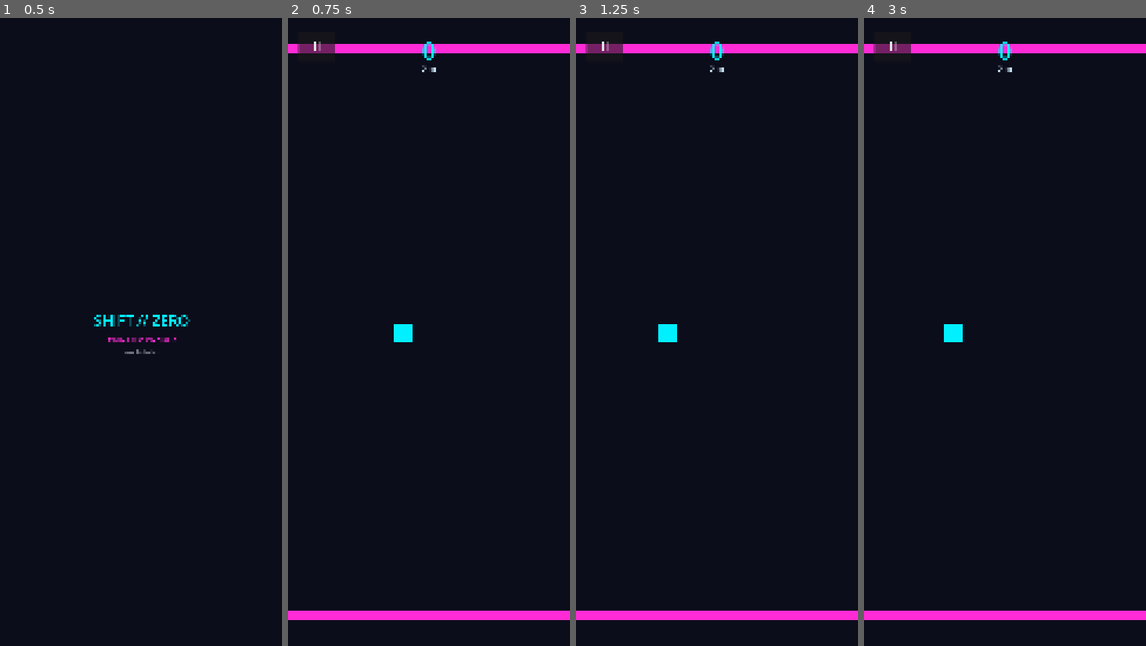
Above: before the commit, frames 1-4 (left to right).
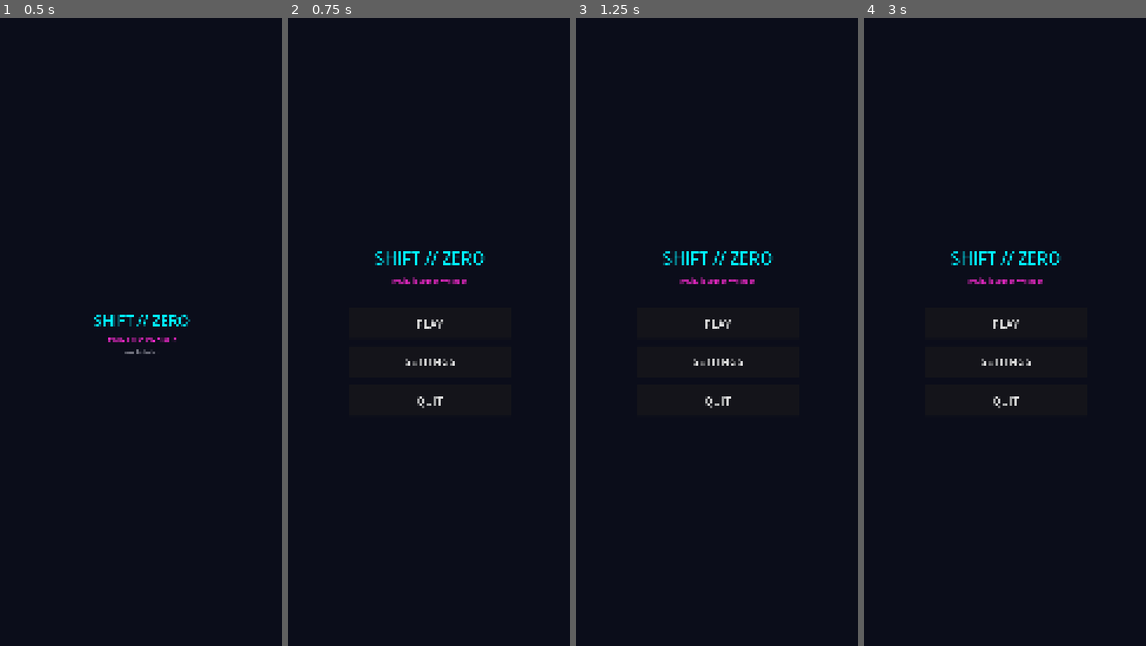
Above: after the commit, the same moments.

Repository: manav193/SHIFT-ZERO
Game: Godot game, scene res://src/presentation/scenes/boot.tscn
Same seed, same stepped clock (60 frames per second), same inputs: the game is played once before the commit and once after it.
Inputs (mouse positions are in pixels of both pictures, inside the frame that each line leads up to):
- Up to frame 1 (0.5 s): no input
- Up to frame 2 (0.75 s): tap Enter at 0.5 s; move the mouse to (491, 300) at 0.52 s; hold Space (game_tap) from 0.53 s (still down); click (491, 300) at 0.67 s
- Up to frame 3 (1.25 s): keep holding Space (game_tap)
- Up to frame 4 (3 s): release Space (game_tap) at 1.25 s; click (1005, 363) at 1.25 s, where only the run after the commit has a clickable "SETTINGS"; click (1005, 344) at 2 s, where only the run after the commit has a clickable "HAPTICS"; click (1005, 382) at 2.75 s, where only the run after the commit has a clickable "BACK"

Frame 1 is identical in both runs. In frame 2, 4.0% of the frame differs, in the area x 0-100%, y 3-96%; in frame 3, 4.0%; in frame 4, 4.0%.

Commit message:
Add M2 menu settings and obstacle polish

Diff:
--- a/game/data/config/game_config.json
+++ b/game/data/config/game_config.json
@@ -23,11 +23,13 @@
   "camera_shake_decay_per_s": 1.4,
   "camera_shake_max_offset_px": 80.0,
   "camera_impact_trauma": 0.65,
+  "camera_design_view_height": 2400.0,
   "obstacle_spacing_min": 800.0,
   "obstacle_spacing_max": 1400.0,
   "obstacle_first_spawn_x": 1500.0,
   "obstacle_spawn_horizon_x": 2500.0,
   "obstacle_despawn_distance_behind": 1500.0,
+  "obstacle_difficulty_scale_distance": 12000.0,
   "run_restart_tap_cooldown_ms": 500,
   "difficulty_speed_mult_start": 1.0,
   "difficulty_speed_mult_max": 2.0,
--- a/game/data/config/remote_config_defaults.json
+++ b/game/data/config/remote_config_defaults.json
@@ -20,11 +20,13 @@
   "gameplay.camera_shake_decay_per_s": 1.4,
   "gameplay.camera_shake_max_offset_px": 80.0,
   "gameplay.camera_impact_trauma": 0.65,
+  "gameplay.camera_design_view_height": 2400.0,
   "gameplay.obstacle_spacing_min": 800.0,
   "gameplay.obstacle_spacing_max": 1400.0,
   "gameplay.obstacle_first_spawn_x": 1500.0,
   "gameplay.obstacle_spawn_horizon_x": 2500.0,
   "gameplay.obstacle_despawn_distance_behind": 1500.0,
+  "gameplay.obstacle_difficulty_scale_distance": 12000.0,
   "gameplay.run_restart_tap_cooldown_ms": 500,
   "gameplay.difficulty_speed_mult_start": 1.0,
   "gameplay.difficulty_speed_mult_max": 2.0,
--- a/game/data/obstacles/registry.json
+++ b/game/data/obstacles/registry.json
@@ -4,19 +4,34 @@
       "id": "floor_spike",
       "scene": "res://src/gameplay/obstacles/floor_spike.tscn",
       "weight": 1.0,
-      "safe_side": "ceiling"
+      "safe_side": "ceiling",
+      "scale_min": [0.85, 0.85],
+      "scale_max": [1.45, 1.35]
     },
     {
       "id": "ceiling_spike",
       "scene": "res://src/gameplay/obstacles/ceiling_spike.tscn",
       "weight": 1.0,
-      "safe_side": "floor"
+      "safe_side": "floor",
+      "scale_min": [0.85, 0.85],
+      "scale_max": [1.45, 1.35]
     },
     {
       "id": "static_block",
       "scene": "res://src/gameplay/obstacles/static_block.tscn",
       "weight": 0.5,
-      "safe_side": "either"
+      "safe_side": "either",
+      "scale_min": [0.8, 0.7],
+      "scale_max": [1.35, 1.25]
+    },
+    {
+      "id": "flying_bird",
+      "scene": "res://src/gameplay/obstacles/flying_bird.tscn",
+      "weight": 0.75,
+      "safe_side": "either",
+      "min_spawn_x": 4500.0,
+      "scale_min": [0.85, 0.85],
+      "scale_max": [1.25, 1.2]
     }
   ]
 }
--- a/game/src/gameplay/gameplay_config.gd
+++ b/game/src/gameplay/gameplay_config.gd
@@ -35,11 +35,13 @@
     "camera_shake_decay_per_s":           1.4,
     "camera_shake_max_offset_px":        80.0,
     "camera_impact_trauma":              0.65,
+    "camera_design_view_height":       2400.0,
     "obstacle_spacing_min":             800.0,
     "obstacle_spacing_max":            1400.0,
     "obstacle_first_spawn_x":          1500.0,
     "obstacle_spawn_horizon_x":        2500.0,
     "obstacle_despawn_distance_behind": 1500.0,
+    "obstacle_difficulty_scale_distance": 12000.0,
     "run_restart_tap_cooldown_ms":       500,
     "difficulty_speed_mult_start":       1.0,
     "difficulty_speed_mult_max":         2.0,
--- /dev/null
+++ b/game/src/gameplay/obstacles/flying_bird.gd
@@ -0,0 +1,22 @@
+## FlyingBird
+##
+## Simple moving obstacle for M2. The spawner owns placement and scaling;
+## this script adds a small vertical bob so it reads as airborne.
+extends "res://src/gameplay/obstacles/obstacle.gd"
+
+@export var bob_amplitude: float = 90.0
+@export var bob_speed: float = 2.2
+
+var _origin_y: float = 0.0
+var _phase: float = 0.0
+
+
+func _ready() -> void:
+    super._ready()
+    _origin_y = position.y
+    _phase = randf() * TAU
+
+
+func _process(delta: float) -> void:
+    _phase += delta * bob_speed
+    position.y = _origin_y + sin(_phase) * bob_amplitude
--- /dev/null
+++ b/game/src/gameplay/obstacles/flying_bird.tscn
@@ -0,0 +1,31 @@
+[gd_scene load_steps=3 format=3 uid="uid://shift0bird0001"]
+
+[ext_resource type="Script" path="res://src/gameplay/obstacles/flying_bird.gd" id="1_bird_script"]
+
+[sub_resource type="RectangleShape2D" id="BirdShape_m2"]
+size = Vector2(160, 70)
+
+[node name="FlyingBird" type="Area2D"]
+position = Vector2(0, 980)
+script = ExtResource("1_bird_script")
+obstacle_id = "flying_bird"
+bob_amplitude = 90.0
+bob_speed = 2.2
+
+[node name="Body" type="ColorRect" parent="."]
+offset_left = -70.0
+offset_top = -28.0
+offset_right = 70.0
+offset_bottom = 28.0
+color = Color(0.0, 0.941, 1.0, 1.0)
+
+[node name="WingTop" type="Polygon2D" parent="."]
+polygon = PackedVector2Array(-30, -18, 10, -92, 46, -18)
+color = Color(1.0, 0.169, 0.839, 1.0)
+
+[node name="WingBottom" type="Polygon2D" parent="."]
+polygon = PackedVector2Array(-30, 18, 10, 92, 46, 18)
+color = Color(1.0, 0.169, 0.839, 1.0)
+
+[node name="Collider" type="CollisionShape2D" parent="."]
+shape = SubResource("BirdShape_m2")
--- a/game/src/gameplay/obstacles/obstacle_spawner.gd
+++ b/game/src/gameplay/obstacles/obstacle_spawner.gd
@@ -37,7 +37,7 @@
 
 var _target: Node2D
 var _difficulty: Node
-var _types: Array = []          # Array<{id, scene, weight, safe_side}>
+var _types: Array = []          # Array<{id, scene, weight, safe_side, min_spawn_x, scale_min, scale_max}>
 var _total_weight: float = 0.0
 var _spawned: Array[Node2D] = []
 var _next_spawn_x: float = 0.0
@@ -51,6 +51,7 @@
 var _base_speed: float = 420.0
 var _fair_min_flip_time_s: float = 0.55
 var _fair_min_flip_gap: float = 1000.0
+var _difficulty_scale_distance: float = 10000.0
 var _rng: RandomNumberGenerator
 var _spawning_enabled: bool = true
 
@@ -86,7 +87,7 @@
         _spawning_enabled = false
         return
     while _next_spawn_x < px + _spawn_horizon_ahead:
-        var picked: Dictionary = _pick_type_fair()
+        var picked: Dictionary = _pick_type_fair(_next_spawn_x)
         if picked.is_empty():
             _spawning_enabled = false
             return
@@ -126,27 +127,30 @@
     var scene: PackedScene = type["scene"]
     var obs := scene.instantiate() as Node2D
     obs.position.x = x
+    obs.scale = _scale_for(type, x)
     add_child(obs)
     _spawned.append(obs)
 
 
-func _pick_type_fair() -> Dictionary:
+func _pick_type_fair(spawn_x: float = 0.0) -> Dictionary:
     if _types.is_empty():
         return {}
     # Try up to 4 draws; if we keep landing on obstacles that would require
     # an impossible tight-flip, fall back to an "either" or same-side type.
     for _i in 4:
         var candidate: Dictionary = _pick_weighted()
-        if _is_fair(candidate):
+        if _is_fair(candidate, spawn_x):
             return candidate
     # Fallback: search deterministically for a compatible type.
     for t in _types:
-        if _is_fair(t):
+        if _is_fair(t, spawn_x):
             return t
-    return _types[0]
-
-
-func _is_fair(t: Dictionary) -> bool:
+    return {}
+
+
+func _is_fair(t: Dictionary, spawn_x: float = 0.0) -> bool:
+    if spawn_x < float(t.get("min_spawn_x", 0.0)):
+        return false
     var side: String = str(t.get("safe_side", "either"))
     if _last_safe_side == "either" or side == "either":
         return true
@@ -208,6 +212,9 @@
             "scene": scene,
             "weight": weight,
             "safe_side": str(item.get("safe_side", "either")),
+            "min_spawn_x": float(item.get("min_spawn_x", 0.0)),
+            "scale_min": _vector2_from_json(item.get("scale_min", [1.0, 1.0]), Vector2.ONE),
+            "scale_max": _vector2_from_json(item.get("scale_max", [1.0, 1.0]), Vector2.ONE),
         })
         _total_weight += weight
 
@@ -238,7 +245,25 @@
     _base_speed = GameplayConfig.get_float("player_base_speed")
     _fair_min_flip_time_s = GameplayConfig.get_float("fair_min_flip_time_s")
     _fair_min_flip_gap = GameplayConfig.get_float("fair_min_flip_gap")
+    _difficulty_scale_distance = GameplayConfig.get_float("obstacle_difficulty_scale_distance")
 
 
 func _on_remote_config_activated(_payload: Dictionary) -> void:
     _reload_tunables()
+
+
+func _scale_for(type: Dictionary, spawn_x: float) -> Vector2:
+    var min_scale: Vector2 = type.get("scale_min", Vector2.ONE)
+    var max_scale: Vector2 = type.get("scale_max", Vector2.ONE)
+    var ramp: float = clampf(spawn_x / maxf(1.0, _difficulty_scale_distance), 0.0, 1.0)
+    var target := min_scale.lerp(max_scale, ramp)
+    return Vector2(
+        _rng.randf_range(min_scale.x, target.x),
+        _rng.randf_range(min_scale.y, target.y)
+    )
+
+
+func _vector2_from_json(value: Variant, fallback: Vector2) -> Vector2:
+    if value is Array and value.size() >= 2:
+        return Vector2(float(value[0]), float(value[1]))
+    return fallback
--- a/game/src/presentation/scenes/boot.gd
+++ b/game/src/presentation/scenes/boot.gd
@@ -1,12 +1,11 @@
 ## Boot scene controller.
 ##
 ## Renders the SHIFT // ZERO splash for a brief moment, then hands off to
-## the M1.1 player-controller test chamber. Fixes an M0 latent issue where
-## APP_BOOTED had already fired by the time this scene's _ready() ran.
+## the main menu.
 extends Control
 
 const _SPLASH_HOLD_S := 0.6
-const _GAME_WORLD_PATH := "res://src/gameplay/game_world/game_world.tscn"
+const _MAIN_MENU_PATH := "res://src/presentation/scenes/main_menu.tscn"
 
 @onready var _status: Label = $Center/V/Status
 
@@ -21,6 +20,6 @@
     await get_tree().create_timer(_SPLASH_HOLD_S).timeout
     if not is_inside_tree():
         return
-    var result: Result = SceneRouter.push(_GAME_WORLD_PATH)
+    var result: Result = SceneRouter.push(_MAIN_MENU_PATH)
     if not result.ok:
         push_error("Boot", "handoff failed: %s" % result.error)
--- /dev/null
+++ b/game/src/presentation/scenes/main_menu.gd
@@ -0,0 +1,33 @@
+## MainMenu
+##
+## Minimal M2 entry point. Keeps scene transitions routed through SceneRouter.
+extends Control
+
+const _GAME_WORLD_PATH := "res://src/gameplay/game_world/game_world.tscn"
+const _SETTINGS_PATH := "res://src/presentation/scenes/settings.tscn"
+
+@onready var _play_btn: Button = $Center/V/PlayBtn
+@onready var _settings_btn: Button = $Center/V/SettingsBtn
+@onready var _quit_btn: Button = $Center/V/QuitBtn
+
+
+func _ready() -> void:
+    _play_btn.pressed.connect(_on_play_pressed)
+    _settings_btn.pressed.connect(_on_settings_pressed)
+    _quit_btn.pressed.connect(_on_quit_pressed)
+
+
+func _on_play_pressed() -> void:
+    var result: Result = SceneRouter.push(_GAME_WORLD_PATH)
+    if not result.ok:
+        push_error("MainMenu", "play failed: %s" % result.error)
+
+
+func _on_settings_pressed() -> void:
+    var result: Result = SceneRouter.push(_SETTINGS_PATH)
+    if not result.ok:
+        push_error("MainMenu", "settings failed: %s" % result.error)
+
+
+func _on_quit_pressed() -> void:
+    get_tree().quit()
--- /dev/null
+++ b/game/src/presentation/scenes/main_menu.tscn
@@ -0,0 +1,54 @@
+[gd_scene load_steps=2 format=3 uid="uid://shift0mainmenu0"]
+
+[ext_resource type="Script" path="res://src/presentation/scenes/main_menu.gd" id="1_main_menu"]
+
+[node name="MainMenu" type="Control"]
+anchor_right = 1.0
+anchor_bottom = 1.0
+grow_horizontal = 2
+grow_vertical = 2
+script = ExtResource("1_main_menu")
+
+[node name="Bg" type="ColorRect" parent="."]
+anchor_right = 1.0
+anchor_bottom = 1.0
+color = Color(0.043, 0.051, 0.102, 1)
+
+[node name="Center" type="CenterContainer" parent="."]
+anchor_right = 1.0
+anchor_bottom = 1.0
+
+[node name="V" type="VBoxContainer" parent="Center"]
+custom_minimum_size = Vector2(620, 0)
+theme_override_constants/separation = 28
+alignment = 1
+
+[node name="Title" type="Label" parent="Center/V"]
+text = "SHIFT // ZERO"
+horizontal_alignment = 1
+theme_override_font_sizes/font_size = 64
+theme_override_colors/font_color = Color(0, 0.941, 1, 1)
+
+[node name="Sub" type="Label" parent="Center/V"]
+text = "gravity is your only weapon"
+horizontal_alignment = 1
+theme_override_font_sizes/font_size = 22
+theme_override_colors/font_color = Color(1, 0.169, 0.839, 1)
+
+[node name="Spacer" type="Control" parent="Center/V"]
+custom_minimum_size = Vector2(0, 32)
+
+[node name="PlayBtn" type="Button" parent="Center/V"]
+custom_minimum_size = Vector2(0, 120)
+text = "PLAY"
+theme_override_font_sizes/font_size = 42
+
+[node name="SettingsBtn" type="Button" parent="Center/V"]
+custom_minimum_size = Vector2(0, 120)
+text = "SETTINGS"
+theme_override_font_sizes/font_size = 42
+
+[node name="QuitBtn" type="Button" parent="Center/V"]
+custom_minimum_size = Vector2(0, 120)
+text = "QUIT"
+theme_override_font_sizes/font_size = 42
--- /dev/null
+++ b/game/src/presentation/scenes/settings.gd
@@ -0,0 +1,66 @@
+## SettingsScreen
+##
+## Basic M2 settings. Values flow through ISettingsService so persistence and
+## EventBus fan-out stay centralized.
+extends Control
+
+const _MAIN_MENU_PATH := "res://src/presentation/scenes/main_menu.tscn"
+
+@onready var _master_slider: HSlider = $Center/V/MasterRow/MasterSlider
+@onready var _master_value: Label = $Center/V/MasterRow/MasterValue
+@onready var _haptics_toggle: CheckButton = $Center/V/HapticsToggle
+@onready var _back_btn: Button = $Center/V/BackBtn
+
+var _settings: Object
+var _loading: bool = true
+
+
+func _ready() -> void:
+    _settings = ServiceLocator.get_service("ISettingsService")
+    _master_slider.value_changed.connect(_on_master_changed)
+    _haptics_toggle.toggled.connect(_on_haptics_toggled)
+    _back_btn.pressed.connect(_on_back_pressed)
+    _load_current_values()
+    _loading = false
+
+
+func _load_current_values() -> void:
+    var master := 1.0
+    var haptics := true
+    if _settings != null:
+        master = float(_settings.get_value("audio_master", 1.0))
+        haptics = bool(_settings.get_value("haptics_enabled", true))
+    _master_slider.value = clampf(master, 0.0, 1.0)
+    _haptics_toggle.button_pressed = haptics
+    _apply_master_volume(_master_slider.value)
+    _update_master_label(_master_slider.value)
+
+
+func _on_master_changed(value: float) -> void:
+    _apply_master_volume(value)
+    _update_master_label(value)
+    if _loading or _settings == null:
+        return
+    _settings.set_value("audio_master", value)
+
+
+func _on_haptics_toggled(enabled: bool) -> void:
+    if _loading or _settings == null:
+        return
+    _settings.set_value("haptics_enabled", enabled)
+
+
+func _on_back_pressed() -> void:
+    var result: Result = SceneRouter.push(_MAIN_MENU_PATH)
+    if not result.ok:
+        push_error("Settings", "back failed: %s" % result.error)
+
+
+func _apply_master_volume(value: float) -> void:
+    var idx := AudioServer.get_bus_index("Master")
+    if idx >= 0:
+        AudioServer.set_bus_volume_db(idx, linear_to_db(clampf(value, 0.0, 1.0)))
+
+
+func _update_master_label(value: float) -> void:
+    _master_value.text = "%d%%" % int(round(clampf(value, 0.0, 1.0) * 100.0))
--- /dev/null
+++ b/game/src/presentation/scenes/settings.tscn
@@ -0,0 +1,68 @@
+[gd_scene load_steps=2 format=3 uid="uid://shift0settings0"]
+
+[ext_resource type="Script" path="res://src/presentation/scenes/settings.gd" id="1_settings"]
+
+[node name="Settings" type="Control"]
+anchor_right = 1.0
+anchor_bottom = 1.0
+grow_horizontal = 2
+grow_vertical = 2
+script = ExtResource("1_settings")
+
+[node name="Bg" type="ColorRect" parent="."]
+anchor_right = 1.0
+anchor_bottom = 1.0
+color = Color(0.043, 0.051, 0.102, 1)
+
+[node name="Center" type="CenterContainer" parent="."]
+anchor_right = 1.0
+anchor_bottom = 1.0
+
+[node name="V" type="VBoxContainer" parent="Center"]
+custom_minimum_size = Vector2(720, 0)
+theme_override_constants/separation = 32
+alignment = 1
+
+[node name="Title" type="Label" parent="Center/V"]
+text = "SETTINGS"
+horizontal_alignment = 1
+theme_override_font_sizes/font_size = 60
+theme_override_colors/font_color = Color(0, 0.941, 1, 1)
+
+[node name="MasterRow" type="HBoxContainer" parent="Center/V"]
+custom_minimum_size = Vector2(0, 96)
+theme_override_constants/separation = 24
+alignment = 1
+
+[node name="MasterLabel" type="Label" parent="Center/V/MasterRow"]
+custom_minimum_size = Vector2(190, 0)
+text = "MASTER"
+vertical_alignment = 1
+theme_override_font_sizes/font_size = 34
+theme_override_colors/font_color = Color(0.75, 0.85, 0.9, 1)
+
+[node name="MasterSlider" type="HSlider" parent="Center/V/MasterRow"]
+custom_minimum_size = Vector2(360, 0)
+min_value = 0.0
+max_value = 1.0
+step = 0.05
+value = 1.0
+
+[node name="MasterValue" type="Label" parent="Center/V/MasterRow"]
+custom_minimum_size = Vector2(110, 0)
+text = "100%"
+horizontal_alignment = 2
+vertical_alignment = 1
+theme_override_font_sizes/font_size = 34
+theme_override_colors/font_color = Color(1, 0.169, 0.839, 1)
+
+[node name="HapticsToggle" type="CheckButton" parent="Center/V"]
+custom_minimum_size = Vector2(0, 110)
+text = "HAPTICS"
+button_pressed = true
+theme_override_font_sizes/font_size = 38
+
+[node name="BackBtn" type="Button" parent="Center/V"]
+custom_minimum_size = Vector2(0, 120)
+text = "BACK"
+theme_override_font_sizes/font_size = 42
--- a/game/src/systems/camera/camera_director.gd
+++ b/game/src/systems/camera/camera_director.gd
@@ -24,6 +24,7 @@
 var _shake_decay: float = 1.4
 var _shake_max_offset: float = 80.0
 var _impact_trauma: float = 0.65
+var _design_view_height: float = 2400.0
 
 # Trauma is 0..1; visible shake = trauma^2 for a punchy feel.
 var _trauma: float = 0.0
@@ -67,6 +68,7 @@
     var t: float = 1.0 - exp(-_smoothing_speed * delta)
     _base_position = _base_position.lerp(desired, t)
     _update_shake(delta)
+    _update_responsive_zoom()
     position = _base_position + _shake_offset
 
 
@@ -120,7 +122,16 @@
         _shake_decay = rc.get_float("gameplay.camera_shake_decay_per_s", 1.4)
         _shake_max_offset = rc.get_float("gameplay.camera_shake_max_offset_px", 80.0)
         _impact_trauma = rc.get_float("gameplay.camera_impact_trauma", 0.65)
+        _design_view_height = rc.get_float("gameplay.camera_design_view_height", 2400.0)
 
 
 func _on_remote_config_activated(_payload: Dictionary) -> void:
     _reload_tunables()
+
+
+func _update_responsive_zoom() -> void:
+    var viewport_height := float(get_viewport_rect().size.y)
+    if viewport_height <= 0.0:
+        return
+    var target_zoom := clampf(viewport_height / _design_view_height, 0.45, 1.0)
+    zoom = Vector2(target_zoom, target_zoom)
--- a/game/tests/unit/gameplay/test_obstacle_spawner_fairness.gd
+++ b/game/tests/unit/gameplay/test_obstacle_spawner_fairness.gd
@@ -44,3 +44,34 @@
     s._last_safe_side = "ceiling"
     var g := s._apply_fair_min_gap({"safe_side": "floor"}, 1600.0)
     assert_almost_eq(g, 1600.0, 0.001)
+
+
+func test_min_spawn_x_blocks_late_obstacles_early():
+    var s := _make()
+    s._last_safe_side = "either"
+    var fair := s._is_fair({"safe_side": "either", "min_spawn_x": 4500.0}, 2000.0)
+    assert_false(fair)
+
+
+func test_min_spawn_x_allows_late_obstacles_after_gate():
+    var s := _make()
+    s._last_safe_side = "either"
+    var fair := s._is_fair({"safe_side": "either", "min_spawn_x": 4500.0}, 5000.0)
+    assert_true(fair)
+
+
+func test_scale_ramps_with_spawn_distance():
+    var s := _make()
+    s._rng = RandomNumberGenerator.new()
+    s._rng.seed = 7
+    s._difficulty_scale_distance = 10000.0
+    var type := {
+        "scale_min": Vector2(1.0, 1.0),
+        "scale_max": Vector2(1.8, 1.4),
+    }
+    var early := s._scale_for(type, 0.0)
+    assert_almost_eq(early.x, 1.0, 0.001)
+    assert_almost_eq(early.y, 1.0, 0.001)
+    var late := s._scale_for(type, 10000.0)
+    assert_between(late.x, 1.0, 1.8)
+    assert_between(late.y, 1.0, 1.4)
